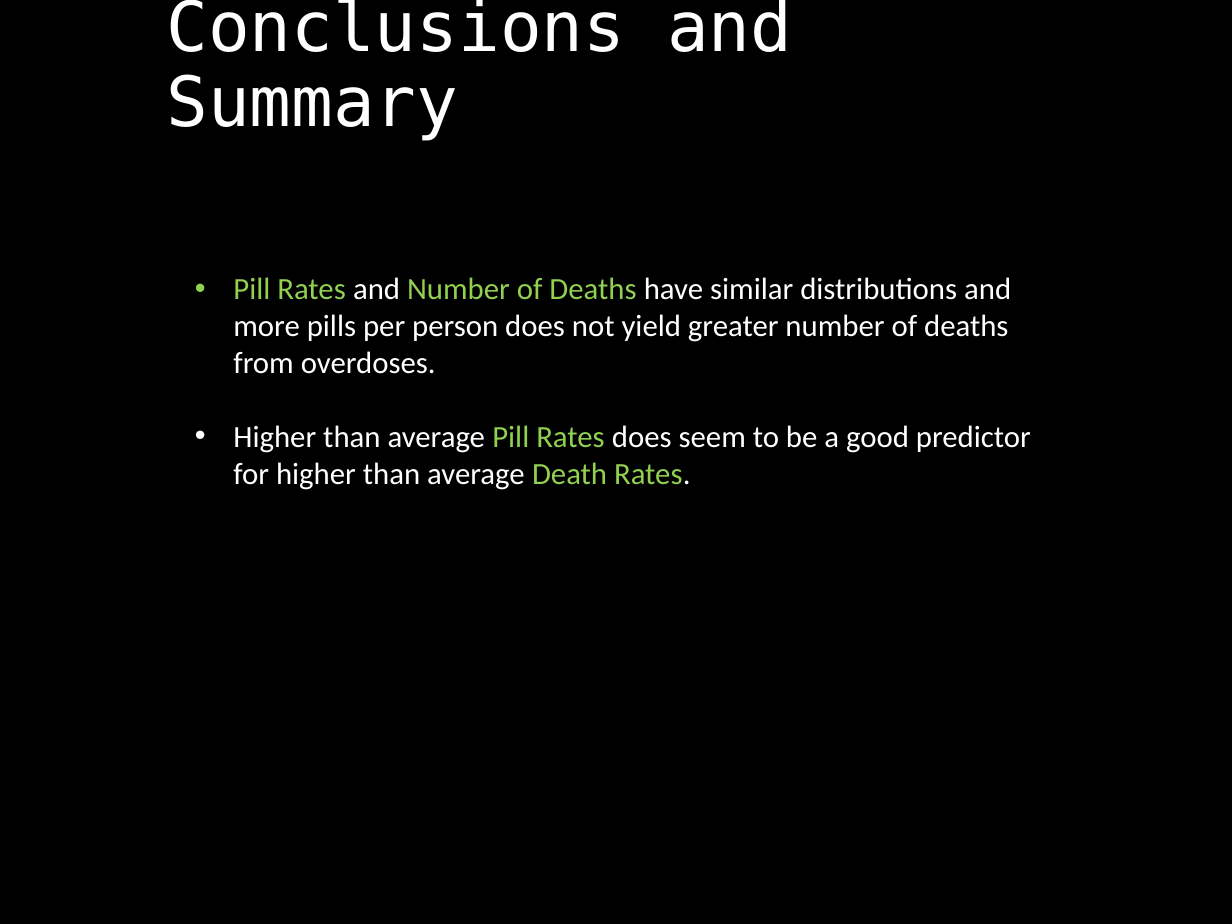
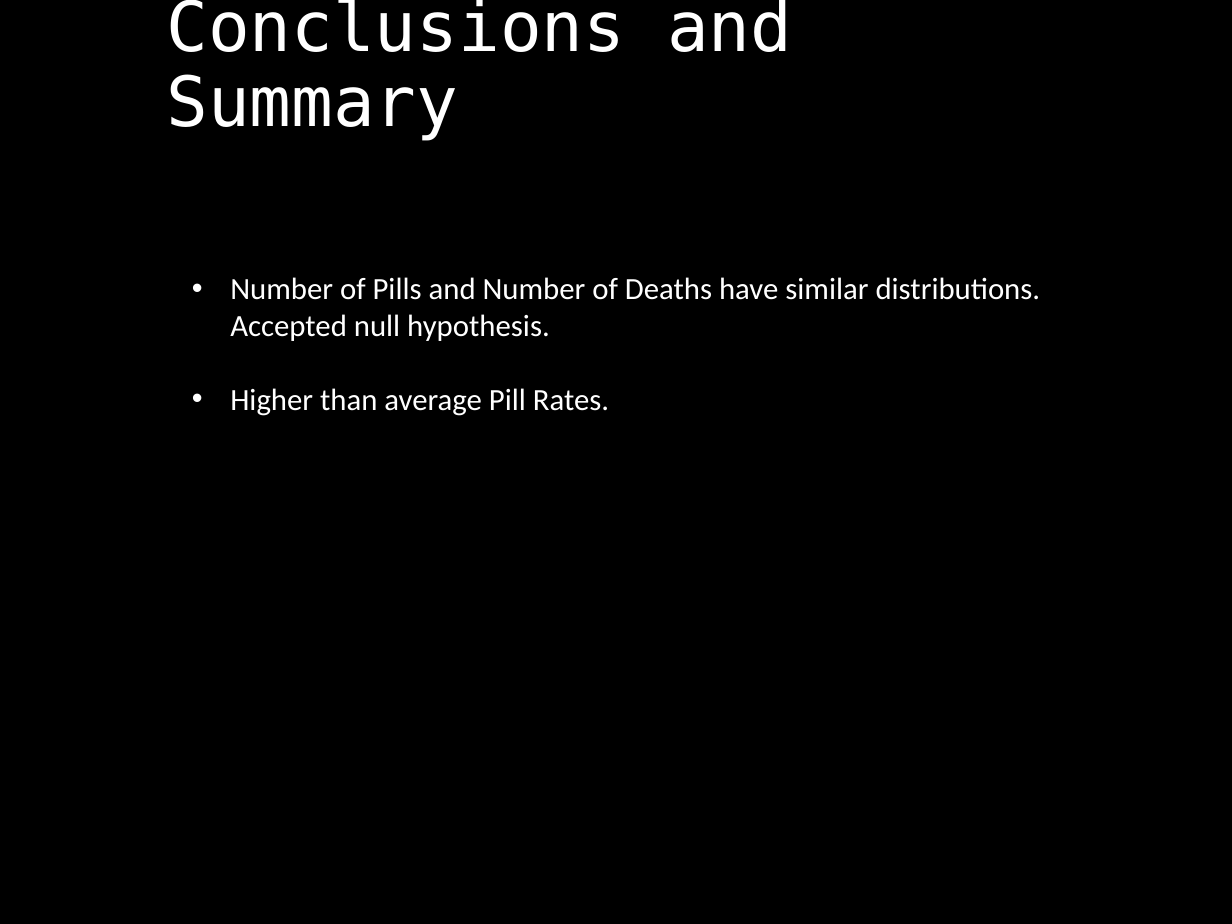
Before and after one commit to davidjaimes/pain-pills-in-the-usa, a slide deck: slide 12 of Prescription Pain Pills.pptx. Drawn at 1232x924 pixels with LibreOffice and Linux fonts; fonts in the diff are those of the drawing. Boxes give left, top, right and bottom in pixels: in the first picture for what was removed or moved away, otherwise in the second. Text is boxed around its words. In the diff, an @@ line names an element or a change of style, - is before the commit and + after.

Commit message:
Changes made tp PPT

```diff
--- a/Prescription Pain Pills.pptx
+++ b/Prescription Pain Pills.pptx
@@ text at <box>230,277,1041,416</box>: text changed @@
-• Pill Rates and Number of Deaths have similar distributions and more pills per person does not yield greater number of deaths from overdoses.
-• Higher than average Pill Rates does seem to be a good predictor for higher than average Death Rates.
+• Number of Pills and Number of Deaths have similar distributions. Accepted null hypothesis.
+• Higher than average Pill Rates.
```
Also in this commit, not shown: 3 other slides changed, 1 other file.
